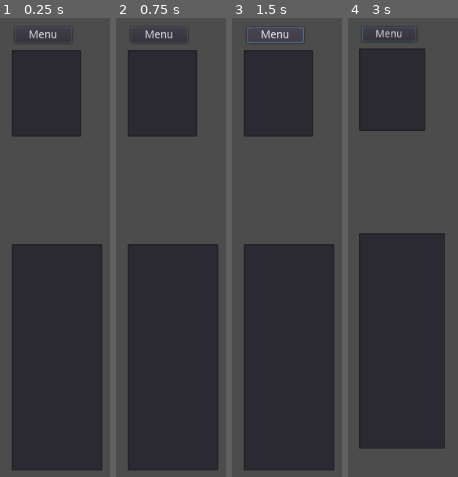
Above: before the commit, frames 1-4 (left to right).
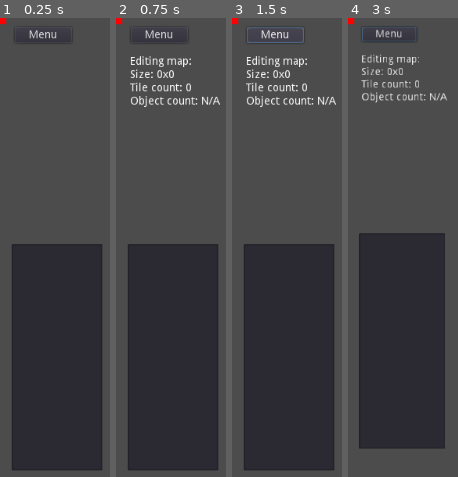
Above: after the commit, the same moments.

Repository: Lerrrtaste/project-minigolf-2
Game: Godot game, scene res://rooms/editor/Editor.tscn
Same seed, same stepped clock (60 frames per second), same inputs: the game is played once before the commit and once after it. This scene is started directly instead of the project's main scene.
Inputs (mouse positions are in pixels of both pictures, inside the frame that each line leads up to):
- Up to frame 1 (0.25 s): no input
- Up to frame 2 (0.75 s): tap Enter at 0.5 s; move the mouse to (outside the picture) at 0.52 s; hold Right mouse button (camera_move) from 0.53 s (still down); click (outside the picture) at 0.67 s
- Up to frame 3 (1.5 s): release Right mouse button (camera_move) at 1.25 s; click "Menu" at 1.25 s
- Up to frame 4 (3 s): drag from (outside the picture) to (outside the picture) at 2.02 s; move the mouse to (outside the picture) at 2.77 s; hold Mouse wheel down (camera_zoom_out) from 2.78 s (still down); click (outside the picture) at 2.92 s

The runs differ from the first frame. In frame 1, 12% of the frame differs, in the area x 0-74%, y 0-26%; in frame 2, 12%, in the area x 0-95%, y 0-26%; in frame 3, 12%; in frame 4, 11%.
Error before the commit: Attempt to call function 'get_nakama_rest_client' in base 'null instance' on a null instance. (res://rooms/editor/editor.gd:73)
Error after the commit: Attempt to call function 'get_nakama_rest_client' in base 'null instance' on a null instance. (res://rooms/editor/editor.gd:77)

Commit message:
Finished Chat; Finished Opponents +ready state display in Lobby; Cleaned up Editor tools

Diff:
--- a/godotproject/helpers/chat/Chat.tscn
+++ b/godotproject/helpers/chat/Chat.tscn
@@ -1,15 +1,28 @@
-[gd_scene load_steps=2 format=2]
+[gd_scene load_steps=3 format=2]
 
 [ext_resource path="res://helpers/chat/chat.gd" type="Script" id=1]
+
+[sub_resource type="StyleBoxFlat" id=1]
+bg_color = Color( 0.156863, 0.156863, 0.156863, 1 )
 
 [node name="Chat" type="Control"]
 anchor_right = 1.0
 anchor_bottom = 1.0
 script = ExtResource( 1 )
 
+[node name="Panel" type="Panel" parent="."]
+anchor_right = 1.0
+anchor_bottom = 1.0
+custom_styles/panel = SubResource( 1 )
+
 [node name="Chatlog" type="RichTextLabel" parent="."]
 anchor_right = 1.0
 anchor_bottom = 1.0
+margin_bottom = -24.0
+focus_mode = 2
+bbcode_enabled = true
+scroll_following = true
+selection_enabled = true
 
 [node name="TxtMessage" type="LineEdit" parent="."]
 anchor_top = 1.0
--- a/godotproject/helpers/chat/chat.gd
+++ b/godotproject/helpers/chat/chat.gd
@@ -1,20 +1,76 @@
 extends Control
 
 onready var txt_message = $TxtMessage
+onready var chat = $Chatlog
+
+enum MessageTypes {
+	USERTEXT,
+	EVENT_PRESENCE,
+	EVENT_GAME,
+	DEBUG,
+	ERROR
+	}
+
+var initialized := false
+var match_id
 
 var game
 var nk
 var nkr
 
+func initialize(match_id:String)->void:
+	if initialized:
+		return
+	self.match_id = match_id
+	initialized = true
+
 func _ready() -> void:
 	game = get_node("/root/Game")
 	nk = game.get_nakama_rest_client()
 	nkr = game.get_nakama_rt_client()
+
 	txt_message.connect("text_entered",self,"_on_TxtMessage_text_entered")
 
-func _send_chat_message(msgtxt:String)->void:
-	pass#TODO CONTINUE: var promise = nkr.send({"match_data_send":{"op_code": #(Need match id)
+
+func send_usertext(text:String)->void:
+	var data_jstr = JSON.print({"message_type":MessageTypes.USERTEXT, "content":text})
+	var promise = nkr.send({"match_data_send":{"op_code":2001,"match_id":match_id,"data":data_jstr}})
+	#yield(promise,"completed")
+	if game.check_promise(promise):
+		_chatlog_add(MessageTypes.USERTEXT,text,"You")
+	else:
+		_chatlog_add(MessageTypes.ERROR,"Could not send message:\n%s"%text)
+
+func recieve_message(message_type:int,content:String,username:String = "")->void:
+	#TODO filter bbcode from usertext messages
+	_chatlog_add(message_type,content,username)
+
+func recieve_error(content:String)->void:
+	_chatlog_add(MessageTypes.ERROR,content)
+
+
+func _chatlog_add(message_type:int,content:String,username:String = "")->void:
+	var new_text := ""
+	match message_type:
+		MessageTypes.USERTEXT:
+			new_text = "\n[b]%s[/b]:\n%s"%[username,content]
+		MessageTypes.EVENT_PRESENCE:
+			new_text = "\n[b]%s[/b] [i]%s[/i]"%[username,content]
+		MessageTypes.EVENT_GAME:
+			if username == "":
+				new_text = "\n[u]%s[/u]"%content
+			else:
+				new_text = "\n[b]%s[/b] [u]%s[/u]"%[username,content]
+		MessageTypes.DEBUG:
+			if !game.debugging:
+				return
+			new_text = content
+		MessageTypes.ERROR:
+			new_text = "\n[color=red][b]ERROR:\n%s[/b][/color]"%content
+		_:
+			recieve_error("Recieved message with unknown message type")
+	chat.bbcode_text += new_text
 
 func _on_TxtMessage_text_entered(text:String)->void:
 	txt_message.text = ""
-	_send_chat_message(text)
+	send_usertext(text)
--- a/godotproject/helpers/game.gd
+++ b/godotproject/helpers/game.gd
@@ -135,6 +135,7 @@
 func get_nakama_rt_client()->Object:
 	if nkr == null:
 		nkr = nk.create_realtime_client(true)
+		nkr.connect("error",self,"_on_Nkr_error")
 	return nkr
 
 static func get_game_state_name(state:int)->String:
@@ -148,3 +149,6 @@
 		60: return "EditorMenu"
 		70: return "Editor"
 		_: return "UnkownGameState: %s"%state
+
+func _on_Nkr_error(data:Dictionary)->void:
+	show_error(-1,"Realtime error:\n%s"%data)
--- a/godotproject/helpers/map_tile/Tile.tscn
+++ b/godotproject/helpers/map_tile/Tile.tscn
@@ -6,7 +6,6 @@
 extents = Vector2( 16, 16 )
 
 [node name="Tile" type="Area2D"]
-visible = false
 light_mask = 0
 monitoring = false
 collision_layer = 0
--- a/godotproject/helpers/map_tile/tile.gd
+++ b/godotproject/helpers/map_tile/tile.gd
@@ -5,4 +5,4 @@
 func initiate(id:int,collision_layers:Array)->void:
 	tile_id=id
 	for i in collision_layers:
-		set_collision_layer_bit(i,true)
+		set_collision_layer_bit(i-1,true)
--- a/godotproject/map/map_container.gd
+++ b/godotproject/map/map_container.gd
@@ -47,12 +47,23 @@
 	var game = get_node("/root/Game")
 	map_camera.make_current()
 
+func _process(delta: float) -> void:
+	update() #TODO remove
+
 func _draw()->void:
-	for pos in selected:
-		var tmap_pos = tmap.world_to_map(pos)
-		draw_rect(Rect2(tmap_pos,Vector2(32,32)),ColorN("red"),true)
+	#map border
+	var t = tmap.get_used_rect()
+	var rect = Rect2((t.position.x*32)-8,(t.position.y*32)-8,(t.size.x*32)+16,(t.size.y*32)+16)
+	draw_rect(rect,ColorN("red"),true)
 
+	#selected
+	for i in selected:
+		draw_rect(Rect2(i.position,Vector2(32,32)),ColorN("red"),true)
+
+
+#loading / saving
 func mapdata_export()->String:
+	#TODO use get_used_cells here instead of writing to mapdata when setting a tile
 	if !mapdata.has_all(mapdata_keys):
 		game.show_error(-1,"Warning! Exporting incomplete Mapdata! Keys:\n%s"%mapdata.keys())
 	return JSON.print(mapdata)
@@ -75,6 +86,8 @@
 		_set_tile(Vector2(xx,yy),tiledata.tiles[tile_id]["tresidx"])
 	loaded = true
 
+
+#functions to be called by the editor
 func editor_set_editing_mode()->void:
 	editing_mode = true
 	remove_child(map_camera)
@@ -95,8 +108,13 @@
 		mapdata["cells"][String(tmap_pos.x)+","+String(tmap_pos.y)] = tile_id
 		_set_tile(tmap_pos,tiledata.tiles[tile_id]["tresidx"])
 
-#warning: does not write to mapdata
+func editor_make_selected(tiles:Array)->void:
+	selected = tiles
+	update()
+
+
 func _set_tile(tmap_pos:Vector2,tile_id:int)->void:
+	#warning: does not write to mapdata
 	tmap.set_cell(tmap_pos.x,tmap_pos.y,tile_id)
 	if tiles.has(tmap_pos):
 		tiles[tmap_pos].queue_free()
@@ -107,7 +125,3 @@
 		inst.initiate(tile_id,tiledata.tiles[tile_id]["collisionlayers"])
 		add_child(inst)
 		tiles[tmap_pos] = inst
-
-func editor_make_selected(world_pos:Array)->void:
-	selected = world_pos
-	update()
--- a/godotproject/project.godot
+++ b/godotproject/project.godot
@@ -46,6 +46,12 @@
  ]
 }
 
+[layer_names]
+
+2d_physics/layer_10="all tiles"
+2d_physics/layer_11="wall tiles"
+2d_physics/layer_12="effect tiles"
+
 [rendering]
 
 environment/default_environment="res://default_env.tres"
--- a/godotproject/rooms/editor/Editor.tscn
+++ b/godotproject/rooms/editor/Editor.tscn
@@ -5,6 +5,8 @@
 [ext_resource path="res://helpers/map_camera/MapCam.tscn" type="PackedScene" id=3]
 
 [sub_resource type="SegmentShape2D" id=1]
+a = Vector2( -100, -100 )
+b = Vector2( -100, -100 )
 
 [node name="Editor" type="Control"]
 anchor_right = 1.0
@@ -26,6 +28,7 @@
 margin_bottom = 580.307
 
 [node name="LstTools" type="ItemList" parent="MapCam"]
+visible = false
 margin_left = 15.0
 margin_top = 41.0
 margin_right = 104.0
@@ -93,6 +96,12 @@
 window_title = "Leave without saving?"
 dialog_text = "All changes will be lost and this is irreversable!"
 
+[node name="LblMetadata" type="Label" parent="MapCam"]
+margin_left = 18.093
+margin_top = 49.1094
+margin_right = 117.093
+margin_bottom = 115.109
+
 [node name="LineToolPreview" type="Line2D" parent="."]
 width = 5.0
 default_color = Color( 1, 0, 0, 1 )
@@ -100,6 +109,8 @@
 
 [node name="LineToolArea" type="Area2D" parent="."]
 monitorable = false
+collision_layer = 0
+collision_mask = 512
 
 [node name="LineToolAreaShape" type="CollisionShape2D" parent="LineToolArea"]
 shape = SubResource( 1 )
--- a/godotproject/rooms/editor/editor.gd
+++ b/godotproject/rooms/editor/editor.gd
@@ -32,6 +32,7 @@
 onready var btn_save_leave = $MapCam/PopSaveDialogue/VBoxContainer/BtnSaveLeave
 onready var btn_leave = $MapCam/PopSaveDialogue/VBoxContainer/BtnLeave
 onready var btn_cancel = $MapCam/PopSaveDialogue/VBoxContainer/BtnCancel
+onready var lbl_metadata = $MapCam/LblMetadata
 
 const tiledata_script = preload("res://map/tiledata/tile_metadata.gd")
 var tiledata
@@ -45,10 +46,11 @@
 	}
 
 var line_start:Vector2
-var tool_selected:int = -1
+var tool_selected:int = Tools.BRUSH
 var tile_selected:int = 0
 var tooling := false
 var tool_pos:Vector2
+var mapname:String
 
 var game
 var nk
@@ -67,6 +69,8 @@
 		map.mapdata_load(new_mapdata)
 	else:
 		map.mapdata_load(args["mapdata"])
+	mapname = map.mapdata["name"]
+	_updata_metadata_label()
 
 func _ready() -> void:
 	game = get_node("/root/Game")
@@ -82,6 +86,7 @@
 	btn_save_leave.connect("pressed",self,"_on_BtnSaveLeave_pressed")
 	btn_leave.connect("pressed",self,"_on_BtnLeave_pressed")
 	pop_leave.connect("confirmed",self,"_on_PopLeave_confirmed")
+	line_tool_area.connect("area_entered",self,"_on_LineToolArea_area_entered")
 
 	tiledata = tiledata_script.new()
 	map.editor_set_editing_mode()
@@ -89,14 +94,14 @@
 	map_camera.zoomable = false
 
 	#populate tools list
-	lst_tools.add_item("Select")
-	lst_tools.set_item_metadata(lst_tools.get_item_count()-1,Tools.SELECT)
-	lst_tools.add_item("Brush")
-	lst_tools.set_item_metadata(lst_tools.get_item_count()-1,Tools.BRUSH)
-	lst_tools.add_item("Line")
-	lst_tools.set_item_metadata(lst_tools.get_item_count()-1,Tools.LINE)
-	lst_tools.add_item("Fill")
-	lst_tools.set_item_metadata(lst_tools.get_item_count()-1,Tools.FILL)
+#	lst_tools.add_item("Select")
+#	lst_tools.set_item_metadata(lst_tools.get_item_count()-1,Tools.SELECT)
+#	lst_tools.add_item("Brush")
+#	lst_tools.set_item_metadata(lst_tools.get_item_count()-1,Tools.BRUSH)
+#	lst_tools.add_item("Line")
+#	lst_tools.set_item_metadata(lst_tools.get_item_count()-1,Tools.LINE)
+#	lst_tools.add_item("Fill")
+#	lst_tools.set_item_metadata(lst_tools.get_item_count()-1,Tools.FILL)
 
 	for id in tiledata.tiles.keys():
 		lst_tiles.add_item(tiledata.tiles[id]["name"],load(tiledata.tiles[id]["stexpath"]))
@@ -132,29 +137,6 @@
 		lst_tiles.unselect_all()
 		tile_selected = -1
 
-func _apply_tool()->void:
-	match tool_selected:
-		Tools.SELECT:
-			tile_selected = -1
-			lst_tiles.unselect_all()
-			continue
-
-		Tools.BRUSH:
-			if tile_selected == -1:
-				return
-			map.editor_set_tile(tile_selected,tool_pos + map_camera.position)
-
-		Tools.LINE:
-			line_tool_preview.set_point_position(0,line_start + map_camera.position)
-			line_tool_preview.set_point_position(1,tool_pos + map_camera.position)
-			line_tool_area_shape.shape.a = line_start + map_camera.position
-			line_tool_area_shape.shape.b = tool_pos + map_camera.position
-
-func _line_complete(end_pos:Vector2)->void:
-	if tile_selected == -1:
-		return
-	print(line_tool_area.get_overlapping_areas())
-
 func _save()->bool:
 	var export_mapdata:String = map.mapdata_export()
 	if export_mapdata == "": #mapdata couldnt be exported, map displayed the error
@@ -167,6 +149,50 @@
 	yield(promise,"completed")
 	return game.check_promise(promise)
 
+func _updata_metadata_label()->void:
+	var size = map.tmap.get_used_rect().size
+	var tilec = map.tmap.get_used_cells().size()
+	var text = "Editing map: %s\nSize: %sx%s\nTile count: %s\nObject count: %s"%[mapname,size.x,size.y,tilec,"N/A"]
+	lbl_metadata.text = text
+
+
+#tools
+func _apply_tool()->void:
+	match tool_selected:
+		Tools.SELECT:
+			tile_selected = -1
+			lst_tiles.unselect_all()
+			continue
+
+		Tools.BRUSH:
+			if tile_selected == -1:
+				return
+			map.editor_set_tile(tile_selected,tool_pos + map_camera.position)
+
+		Tools.LINE:
+			line_tool_preview.set_point_position(0,line_start + map_camera.position)
+			line_tool_preview.set_point_position(1,tool_pos + map_camera.position)
+	_updata_metadata_label()
+
+func _line_complete(end_pos:Vector2)->void:
+	if tile_selected == -1:
+		return
+	var s = SegmentShape2D.new()
+	s.a = line_start + map_camera.position
+	s.b = tool_pos + map_camera.position
+	var cs = CollisionShape2D.new()
+	cs.set_shape(s)
+	remove_child(line_tool_area_shape)
+	add_child_below_node(cs,line_tool_area)
+	line_tool_area_shape = cs
+	yield(get_tree().create_timer(0.1),"timeout")
+	print(line_tool_area.get_overlapping_areas())
+
+
+#signals
+func _on_LineToolArea_area_entered(area:Area2D)->void:
+	print("area entered",area)
+
 func _on_BtnMenu_pressed()->void:
 	pop_save_dialgue.popup_centered()
 
@@ -195,3 +221,4 @@
 
 func _on_LstTiles_nothing_selected()->void:
 	tile_selected = -1
+	lst_tiles.unselect_all()
--- a/godotproject/rooms/editormenu/EditorMenu.tscn
+++ b/godotproject/rooms/editormenu/EditorMenu.tscn
@@ -20,7 +20,6 @@
 }
 
 [node name="VBoxSelectedMap" type="VBoxContainer" parent="."]
-editor/display_folded = true
 anchor_left = 0.5
 anchor_top = 0.1
 anchor_right = 0.9
@@ -29,9 +28,9 @@
 
 [node name="GridMapMetadata" type="GridContainer" parent="VBoxSelectedMap"]
 editor/display_folded = true
-margin_top = 148.0
+margin_top = 136.0
 margin_right = 409.0
-margin_bottom = 308.0
+margin_bottom = 296.0
 columns = 2
 
 [node name="LblMapName" type="Label" parent="VBoxSelectedMap/GridMapMetadata"]
@@ -151,12 +150,21 @@
 
 [node name="BtnCreate" type="Button" parent="VBoxSelectedMap"]
 margin_left = 295.0
-margin_top = 312.0
+margin_top = 300.0
 margin_right = 409.0
-margin_bottom = 332.0
+margin_bottom = 320.0
 grow_vertical = 0
 size_flags_horizontal = 8
 text = "Create new Map"
+
+[node name="BtnExit" type="Button" parent="VBoxSelectedMap"]
+margin_left = 374.0
+margin_top = 324.0
+margin_right = 409.0
+margin_bottom = 344.0
+grow_vertical = 0
+size_flags_horizontal = 8
+text = "Exit"
 
 [node name="PopDeletion" type="ConfirmationDialog" parent="."]
 margin_right = 200.0
--- a/godotproject/rooms/editormenu/editor_menu.gd
+++ b/godotproject/rooms/editormenu/editor_menu.gd
@@ -19,6 +19,7 @@
 onready var txt_map_version = $VBoxSelectedMap/GridMapMetadata/TxtMapVersion
 onready var grid_map_metadata = $VBoxSelectedMap/GridMapMetadata
 onready var pop_deletion = $PopDeletion
+onready var btn_exit = $VBoxSelectedMap/BtnExit
 
 var game
 var nk
@@ -33,6 +34,7 @@
 	btn_create.connect("pressed",self,"_on_BtnCreate_pressed")
 	lst_maps.connect("item_activated",self,"_on_LstMaps_item_activated")
 	pop_deletion.connect("confirmed",self,"_on_PopDeletion_confirmed")
+	btn_exit.connect("pressed",self,"_on_BtnExit_pressed")
 	update_map_list()
 
 func update_map_list()->void:
@@ -54,6 +56,9 @@
 		var list_title = "%s"%o["mapdata"]["name"]
 		lst_maps.add_item(list_title)
 		lst_maps.set_item_metadata(lst_maps.get_item_count()-1,o)
+
+func _on_BtnExit_pressed()->void:
+	game.game_state_change_to(game.GameStates.MATCHLIST)
 
 func _on_LstMaps_item_activated(idx:int)->void:
 	activated_idx = idx
--- a/godotproject/rooms/lobby/Lobby.tscn
+++ b/godotproject/rooms/lobby/Lobby.tscn
@@ -1,6 +1,7 @@
-[gd_scene load_steps=2 format=2]
+[gd_scene load_steps=3 format=2]
 
 [ext_resource path="res://rooms/lobby/lobby.gd" type="Script" id=1]
+[ext_resource path="res://helpers/chat/Chat.tscn" type="PackedScene" id=2]
 
 [node name="Lobby" type="Control"]
 anchor_right = 1.0
@@ -14,6 +15,7 @@
 anchor_bottom = 0.65
 
 [node name="Opponents" type="Tabs" parent="TabContainer"]
+visible = false
 anchor_right = 1.0
 anchor_bottom = 1.0
 margin_left = 4.0
@@ -35,21 +37,22 @@
 margin_bottom = -4.0
 
 [node name="MapsContainer" type="GridContainer" parent="TabContainer/Maps"]
+editor/display_folded = true
 anchor_right = 1.0
 anchor_bottom = 1.0
 columns = 3
 
-[node name="MapsSelectedContainer2" type="VBoxContainer" parent="TabContainer/Maps/MapsContainer"]
+[node name="MapsSelectedContainer" type="VBoxContainer" parent="TabContainer/Maps/MapsContainer"]
 margin_right = 301.0
 margin_bottom = 46.0
 size_flags_horizontal = 3
 
-[node name="LblMapsSelected" type="Label" parent="TabContainer/Maps/MapsContainer/MapsSelectedContainer2"]
+[node name="LblMapsSelected" type="Label" parent="TabContainer/Maps/MapsContainer/MapsSelectedContainer"]
 margin_right = 301.0
 margin_bottom = 14.0
 text = "Selected"
 
-[node name="LstMapsSelected" type="ItemList" parent="TabContainer/Maps/MapsContainer/MapsSelectedContainer2"]
+[node name="LstMapsSelected" type="ItemList" parent="TabContainer/Maps/MapsContainer/MapsSelectedContainer"]
 margin_top = 18.0
 margin_right = 301.0
 margin_bottom = 18.0
@@ -92,10 +95,35 @@
 margin_bottom = 46.0
 
 [node name="Settings" type="Tabs" parent="TabContainer"]
-visible = false
 anchor_right = 1.0
 anchor_bottom = 1.0
 margin_left = 4.0
 margin_top = 32.0
 margin_right = -4.0
 margin_bottom = -4.0
+
+[node name="SettingsContainer" type="GridContainer" parent="TabContainer/Settings"]
+anchor_right = 1.0
+anchor_bottom = 1.0
+margin_right = -873.6
+margin_bottom = -284.0
+
+[node name="Chat" parent="." instance=ExtResource( 2 )]
+anchor_left = 0.25
+anchor_top = 0.7
+anchor_right = 0.75
+
+[node name="BtnReady" type="CheckButton" parent="."]
+anchor_left = 0.1
+anchor_top = 0.75
+anchor_right = 0.1
+anchor_bottom = 0.75
+
+[node name="LblReady" type="Label" parent="BtnReady"]
+anchor_right = 1.0
+grow_vertical = 0
+text = "Ready?"
+align = 1
+
+[node name="Timer" type="Timer" parent="."]
+one_shot = true
--- a/godotproject/rooms/lobby/lobby.gd
+++ b/godotproject/rooms/lobby/lobby.gd
@@ -1,3 +1,155 @@
 extends Control
 
-#args: "match":(containes self, matchid and maybe presences)
+"""
+Lobby
+
+Tabs:
+Settings:
+	change game preferences in gamedata
+maps:
+	select map rotation if enabled in settings
+Opponents:
+	all players in the room
+
+gamedata
+setting_access:int (open or password)
+setting_turntimer:int (seconds for each turn)
+setting_voteskip:bool (vote or host only map skip)
+setting_mapselection:int (random, select at lobby,vote after each map)
+settubg_mapcount:int (if not select at at lobby, how many rounds)
+"""
+
+onready var lst_opponents = $TabContainer/Opponents/LstOpponents
+onready var chat = $Chat
+onready var btn_ready = $BtnReady
+onready var lbl_ready = $BtnReady/LblReady
+onready var timer = $Timer
+
+const GAME_START_DELAY = 5
+
+var m #(containes self, matchid and maybe presences)
+var opponents:Dictionary # {userid : {"presence":presence, "ready":bool}
+var gamesettings:Dictionary
+var countdown:int
+
+var game
+var nk
+var nkr
+
+
+func initialize(args:Dictionary)->void:
+	m = args["match"]
+	chat.initialize(m["match_id"])
+	if m.has("presences"):
+		for i in m["presences"]:
+#			for j in opponents.keys(): #not working
+#				if i["user_id"] == j:
+#					game.show_error(-1,"Your user_id is already joined!")
+#					game.game_state_change_to(game.GameStates.MATCHLIST)
+			presence_join(i)
+
+func _ready() -> void:
+	game = get_node("/root/Game")
+	nk = game.get_nakama_rest_client()
+	nkr = game.get_nakama_rt_client()
+
+	nkr.connect("match_data",self,"_on_Nkr_match_data")
+	nkr.connect("match_presence",self,"_on_Nkr_match_presence")
+	nkr.connect("disconnected",self,"_on_Nkr_disconnected")
+	btn_ready.connect("toggled",self,"_on_BtnReady_toggled")
+	timer.connect("timeout",self,"_on_Timer_timeout")
+
+
+func presence_join(presence:Dictionary)->void:
+	if opponents.has(presence["user_id"]):
+		game.show_error(-1,"Joining presence was already joined:\n%s"%presence)
+		return
+
+	opponents[presence["user_id"]] = { "presence":presence, "ready": false}
+	lst_opponents.add_item(presence["username"])
+	lst_opponents.set_item_metadata(lst_opponents.get_item_count()-1,presence["user_id"])
+	chat.recieve_message(chat.MessageTypes.EVENT_PRESENCE,"joined",presence["username"])
+
+func presence_leave(presence:Dictionary)->void:
+	if !opponents.has(presence["user_id"]):
+		game.show_error(-1,"Leaving presence was not joined:\n%s"%presence)
+		return
+
+	opponents.erase(presence)
+	for i in lst_opponents.get_item_count():
+		if lst_opponents.get_item_metadata(i) == presence["user_id"]:
+			lst_opponents.remove_item(i)
+			break
+	chat.recieve_message(chat.MessageTypes.EVENT_PRESENCE,"left",presence["username"])
+
+func presence_ready(presence:Dictionary,ready:bool)->void:
+	if !opponents.has(presence["user_id"]):
+		game.show_error(-1,"Not joined presence sending ready state:\n%s"%presence)
+		return
+
+	opponents[presence["user_id"]]["ready"] = ready
+	for i in lst_opponents.get_item_count():
+		if lst_opponents.get_item_metadata(i) == presence["user_id"]:
+			lst_opponents.set_item_text(i, "%s%s"%[("READY | " if ready else ""),presence["username"]])
+	chat.recieve_message(chat.MessageTypes.EVENT_GAME,"is ready" if ready else "is not ready anymore :(",presence["username"])
+
+	for i in opponents.keys():
+		if opponents[i]["ready"] == false:
+			if !timer.is_stopped():
+				chat.recieve_message(chat.MessageTypes.EVENT_GAME,"Aborting game start")
+				timer.stop()
+			break
+		countdown = GAME_START_DELAY
+		timer.start(1)
+		chat.recieve_message(chat.MessageTypes.EVENT_GAME,"Starting game in...")
+
+
+func _on_Timer_timeout()->void: #TODO start game here
+	if countdown == 0:
+		pass #start game
+		return
+	countdown -= 1
+	chat.recieve_message(chat.MessageTypes.EVENT_GAME,"%s"%(countdown+1))
+	timer.start(1)
+
+func _on_BtnReady_toggled(val:bool)->void:
+	lbl_ready.text = "Ready!" if val else "Ready?"
+	var promise = nkr.send({"match_data_send":{"op_code":1001,"match_id":m["match_id"],"data":JSON.print({"ready":val})}})
+	if game.check_promise(promise):
+		presence_ready(m["self"],val)
+
+func _on_Nkr_match_data(data:Dictionary)->void:
+	var match_data:Dictionary
+	if data.has("data"):
+		var parse_result = JSON.parse(data["data"])
+		if parse_result.error != OK:
+			game.show_error(-1,"Error parsing json %s"%parse_result.error_string)
+			return
+		match_data = parse_result.result
+	match data["op_code"]:
+		2001: #chat message
+			if !match_data.has_all(["message_type","content"]):
+				chat.recieve_error("Recieved incomplete message")
+				return
+			chat.recieve_message(match_data["message_type"],match_data["content"],data["presence"]["username"])
+		1001: #user ready
+			presence_ready(data["presence"],match_data["ready"])
+		1002: #gamedata update
+			pass
+
+func _on_Nkr_match_presence(data:Dictionary)->void:
+#	if !data.has("match_presence_event"):
+#		game.show_error(-1,"Recieved empty match_presence_event??")
+#		return
+
+	if data.has("joins"):
+		for i in data["joins"]:
+			presence_join(i)
+
+	if data.has("leaves"):
+		for i in data["leaves"]:
+			presence_leave(i)
+
+func _on_Nkr_disconnected(data:Dictionary)->void:
+	print("Diconnected: ",data)
+	game.game_state_change_to(game.GameStates.MATCHLIST)
--- a/godotproject/rooms/matchlist/Matchlist.tscn
+++ b/godotproject/rooms/matchlist/Matchlist.tscn
@@ -26,7 +26,6 @@
 anchor_bottom = 0.8
 margin_right = 150.0
 margin_bottom = 40.0
-disabled = true
 text = "Join selected"
 __meta__ = {
 "_edit_lock_": true
--- a/godotproject/rooms/matchlist/matchlist.gd
+++ b/godotproject/rooms/matchlist/matchlist.gd
@@ -117,8 +117,5 @@
 func _on_LstMatches_item_selected(idx:int)->void:
 	btn_join_selected.disabled = false
 
-#func _on_LstMatches_nothing_selected()->void:
-#	btn_join_selected.disabled = true
-
 func _on_TxtFilter_text_entered(new_text:String)->void:
 	_matchlist_update()
